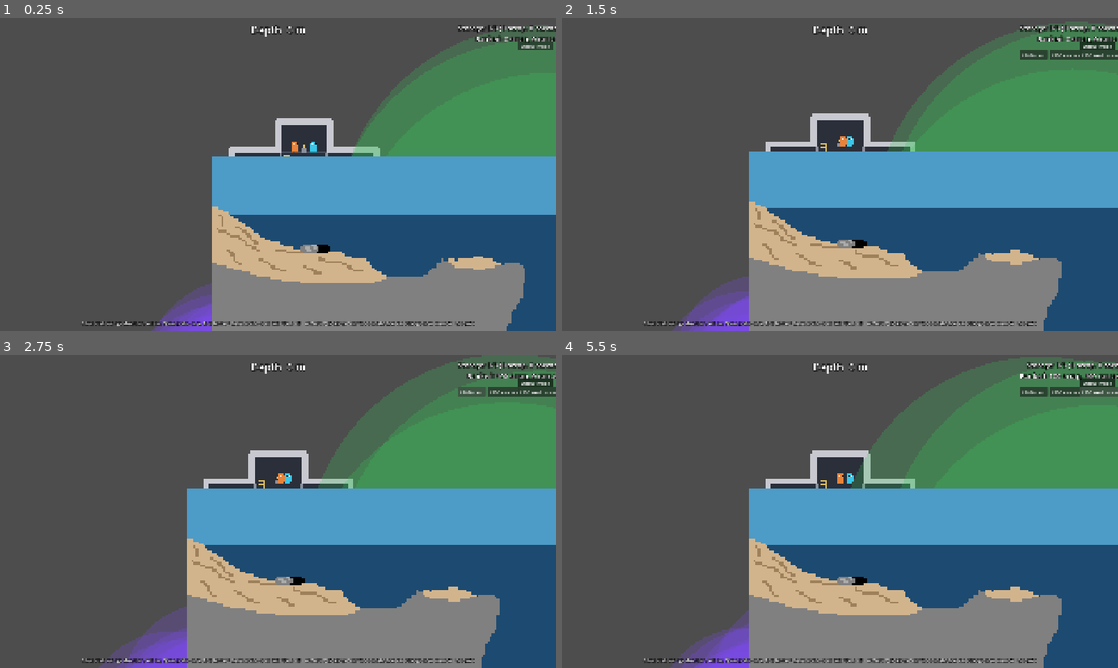
Above: before the commit, frames 1-4 (two rows, left to right).
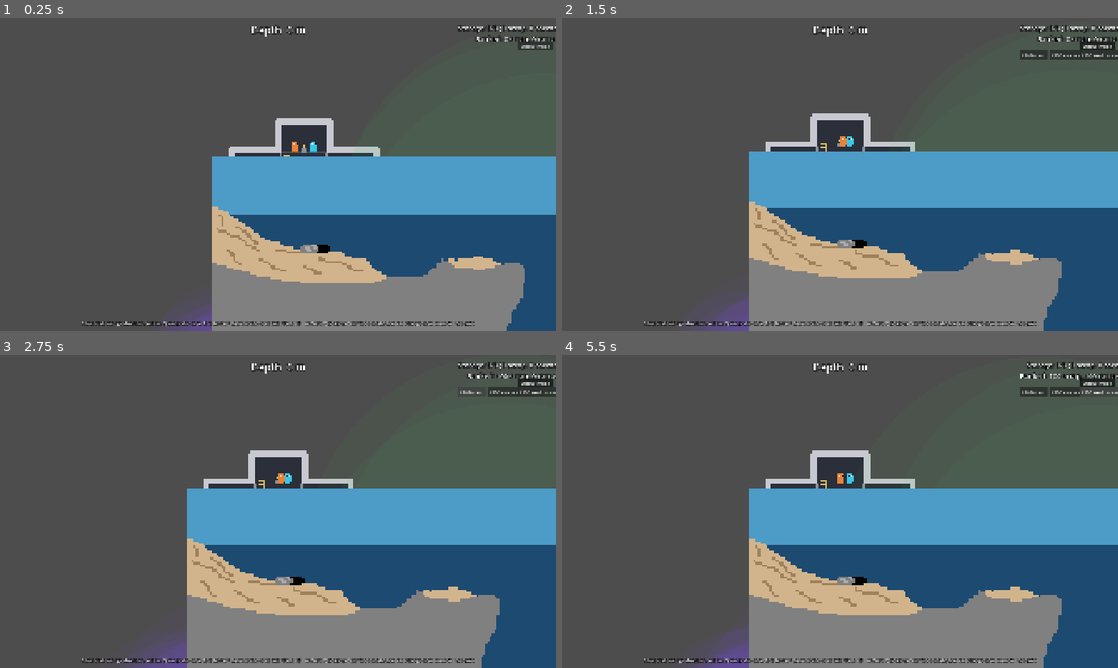
Above: after the commit, the same moments.

Repository: SnirNehemia/deeper
Game: Godot game, scene res://scenes/world.tscn
Two runs of this game, one before a commit and one after it. Both use one fixed random seed, a clock stepped at 60 frames per second and the inputs below.
Inputs:
- Up to frame 1 (0.25 s): no input
- Up to frame 2 (1.5 s): tap Enter at 0.5 s; hold D 0.53-1.25 s; tap Tab at 0.6 s; tap Space at 0.77 s; click "Debug mode" at 1.25 s
- Up to frame 3 (2.75 s): click "+100 scrap" at 2 s
- Up to frame 4 (5.5 s): click "+100 carcass" at 2.75 s; click "+100 med carcass" at 3.5 s; hold D 4.28-5.03 s; tap E at 4.35 s; tap Space at 4.52 s; hold A from 5.03 s (still down); tap Q at 5.1 s

The runs differ from the first frame. In frame 1, 11% of the frame differs, in the area x 27-100%, y 7-100%; in frame 2, 12%; in frame 3, 11%; in frame 4, 13%, in the area x 19-100%, y 2-100%.

Commit message:
M6-2: pocket buoyancy approach zone; fish/projectiles blocked by sky; chaser ring fix; 95% transparent rings
- sub.gd: fix _local_surface_y() pocket approach zone so resistance builds
  SURFACE_FLOAT_DEPTH below any pocket mouth, identical to the open ocean.
  Also fix stale _EMERGE_RANGE ref (was renamed to EMERGE_RANGE).
- fish.gd: add _has_spotted flag so chaser detection ring stays hidden
  through RECOVER (not just during HUNT). Add sky_zones check in
  _swim_toward() and RECOVER drift so fish cannot enter air pockets or
  open sky. Detection ring alpha 0.25 -> 0.05.
- torpedo.gd: add sky_zones; apply surface_gravity downward arc when
  projectile enters a sky zone or its approach zone.
- turret_station.gd: pass sub.sky_zones to every projectile at fire time.
- world.gd: pass map sky_zones to fish at spawn time.

Co-Authored-By: Claude Sonnet 4.6 <noreply@anthropic.com>

Diff:
--- a/scenes/world.gd
+++ b/scenes/world.gd
@@ -185,6 +185,7 @@
 	fish.position = pos
 	fish.is_hunter = is_hunter
 	fish.is_chaser = is_chaser
+	fish.sky_zones = _map_loader.sky_zones if _map_loader != null else []
 	add_child(fish)
 
 func _add_wreck(pos: Vector2) -> void:
--- a/scripts/fauna/fish.gd
+++ b/scripts/fauna/fish.gd
@@ -30,6 +30,9 @@
 ## ordinary fish.
 var is_chaser: bool = false
 
+## Sky zones from the map — fish won't swim into air pockets or open sky.
+var sky_zones: Array = []
+
 var state: State = State.PATROL
 var is_dead: bool = false
 var _hunter_lose_timer: float = 0.0
@@ -47,6 +50,9 @@
 var _hit_flash: float = 0.0
 var _knockback: Vector2 = Vector2.ZERO
 var _stun_timer: float = 0.0
+## True once a chaser has locked on — keeps the detection ring hidden even
+## during RECOVER (when state briefly leaves HUNT between attacks).
+var _has_spotted: bool = false
 
 func _ready() -> void:
 	add_to_group("fish")
@@ -94,12 +100,14 @@
 	if is_hunter and state != State.HUNT and state != State.RECOVER \
 			and dist_to_sub <= feel.hunter_detect_m * ppm:
 		state = State.HUNT
+		_has_spotted = true
 		_hunter_lose_timer = 0.0
 
 	# Basic chasers lock on from chaser_detect_m and never let go.
 	if is_chaser and state != State.HUNT and state != State.RECOVER \
 			and dist_to_sub <= feel.chaser_detect_m * ppm:
 		state = State.HUNT
+		_has_spotted = true
 
 	match state:
 		State.PATROL:
@@ -127,10 +135,19 @@
 			_try_bite()
 		State.RECOVER:
 			# Circle off after a bite, then come back for another pass.
-			global_position += _recover_dir * feel.return_speed * ppm * delta
+			var recover_step := _recover_dir * feel.return_speed * ppm * delta
+			var recover_new := global_position + recover_step
+			var recover_blocked := false
+			for zone in sky_zones:
+				if (zone["rect"] as Rect2).has_point(recover_new):
+					recover_blocked = true
+					break
+			if not recover_blocked:
+				global_position = recover_new
 			if _bite_cooldown <= 0.0:
 				if is_hunter or is_chaser:
 					state = State.HUNT
+					_has_spotted = true
 				else:
 					state = State.CHASE if sub_in_territory else State.RETURN
 		State.RETURN:
@@ -150,7 +167,11 @@
 
 func _swim_toward(target: Vector2, speed: float, delta: float) -> void:
 	var dir := global_position.direction_to(target)
-	global_position += dir * speed * delta
+	var new_pos := global_position + dir * speed * delta
+	for zone in sky_zones:
+		if (zone["rect"] as Rect2).has_point(new_pos):
+			return  # blocked — fish don't swim into air
+	global_position = new_pos
 	if absf(dir.x) > 0.1:
 		_facing = signf(dir.x)
 
@@ -229,6 +250,7 @@
 	_knockback = Vector2.ZERO
 	_stun_timer = 0.0
 	_hunter_lose_timer = 0.0
+	_has_spotted = false
 
 ## Radius (px) of the detection zone shown as the attention circle.
 func _detect_radius_px() -> float:
@@ -252,9 +274,9 @@
 	# stays round (not affected by the wobble/stretch scale).
 	# Territorial fish: always visible (they can lose you, so it's useful).
 	# Chasers: visible until they've locked on, then it disappears.
-	var show_range := not is_dead and not (is_chaser and state == State.HUNT)
+	var show_range := not is_dead and not (is_chaser and _has_spotted)
 	if show_range:
-		var ring := Color(base_color.r, base_color.g, base_color.b, 0.25)
+		var ring := Color(base_color.r, base_color.g, base_color.b, 0.05)
 		draw_circle(Vector2.ZERO, _detect_radius_px(), ring)
 
 	# All drawn facing right, mirrored by _facing. Chasers are stretched
--- a/scripts/stations/turret_station.gd
+++ b/scripts/stations/turret_station.gd
@@ -67,3 +67,4 @@
 	var world := sub.get_parent()
 	world.add_child(projectile)
 	projectile.global_position = sub.to_global(tube_local.rotated(sub.pitch)) + dir * 30.0
+	projectile.sky_zones = sub.sky_zones
--- a/scripts/sub/sub.gd
+++ b/scripts/sub/sub.gd
@@ -43,7 +43,7 @@
 ## The sub floats here (px below the surface). Above this line, weight fades in
 ## over EMERGE_RANGE so the rise gets heavier as it emerges (can't fly out).
 const SURFACE_FLOAT_DEPTH := 150.0
-const _EMERGE_RANGE := 220.0
+const EMERGE_RANGE := 220.0
 
 ## The layout this sub is generated from. Defaults to the Minnow+ starting
 ## layout; the world/tests can assign a different one before _ready.
@@ -442,7 +442,7 @@
 	if buoyancy_enabled:
 		var surface_y := _local_surface_y()
 		var above := (surface_y + SURFACE_FLOAT_DEPTH) - global_position.y
-		var emergence := clampf(above / _EMERGE_RANGE, 0.0, 1.0)
+		var emergence := clampf(above / EMERGE_RANGE, 0.0, 1.0)
 		velocity.y += feel.surface_gravity * ppm * emergence * delta
 
 	_update_water(delta)
@@ -466,16 +466,24 @@
 	_visual.queue_redraw()
 
 ## Returns the effective water surface y for buoyancy: the surface_y of
-## whichever sky zone the sub is currently inside, or global water_surface_y.
-## For enclosed cave pockets the equilibrium is set to the pocket's opening
-## (surface_y itself, no SURFACE_FLOAT_DEPTH offset) so every pocket feels
-## the same as the open-ocean surface regardless of how tall it is.
+## whichever sky zone the sub is in or approaching, or global water_surface_y.
+## Pockets get an approach zone: resistance starts SURFACE_FLOAT_DEPTH below
+## the pocket opening, identical to how the open ocean surface works.
 func _local_surface_y() -> float:
 	for zone in sky_zones:
-		if (zone["rect"] as Rect2).has_point(global_position):
-			if zone.get("is_pocket", false):
-				return zone["surface_y"] - SURFACE_FLOAT_DEPTH  # cancel offset → float at entry
-			return zone["surface_y"]
+		var rect: Rect2 = zone["rect"]
+		var sz: float = zone["surface_y"]
+		# Inside the zone (sub has risen into the air/pocket).
+		if rect.has_point(global_position):
+			return sz
+		# Approach zone for pockets: resistance builds within SURFACE_FLOAT_DEPTH
+		# below the pocket mouth, so entering a pocket feels like the ocean surface.
+		if zone.get("is_pocket", false) \
+				and global_position.y > sz \
+				and global_position.y <= sz + SURFACE_FLOAT_DEPTH \
+				and global_position.x >= rect.position.x \
+				and global_position.x <= rect.position.x + rect.size.x:
+			return sz
 	return water_surface_y
 
 ## Depth shown to the player: metres below the surface.
--- a/scripts/weapons/torpedo.gd
+++ b/scripts/weapons/torpedo.gd
@@ -10,6 +10,9 @@
 
 ## Flight velocity in px/s, set by the turret at launch.
 var velocity: Vector2 = Vector2.ZERO
+
+## Sky zones from the map — projectiles arc downward in air (gravity), not water.
+var sky_zones: Array = []
 
 ## Seconds before an unspent shot fizzles out. Overridden by Bullet (M4-12).
 var lifetime: float = GameFeel.turret.torpedo_lifetime
@@ -33,11 +36,31 @@
 	rotation = velocity.angle()
 
 func _physics_process(delta: float) -> void:
+	_apply_sky_gravity(delta)
 	position += velocity * delta
 	_life += delta
 	if _life > lifetime:
 		queue_free()
 	queue_redraw()
+
+## Projectiles are neutrally buoyant underwater. In sky zones (or approaching
+## a pocket mouth) gravity pulls them down, curving the trajectory.
+func _apply_sky_gravity(delta: float) -> void:
+	var ppm := GameFeel.PIXELS_PER_METER
+	for zone in sky_zones:
+		var rect: Rect2 = zone["rect"]
+		var sz: float = zone["surface_y"]
+		var in_zone: bool = rect.has_point(global_position)
+		var in_approach: bool = not in_zone and zone.get("is_pocket", false) \
+			and global_position.y > sz \
+			and global_position.y <= sz + Sub.SURFACE_FLOAT_DEPTH \
+			and global_position.x >= rect.position.x \
+			and global_position.x <= rect.position.x + rect.size.x
+		if in_zone or in_approach:
+			var above := (sz + Sub.SURFACE_FLOAT_DEPTH) - global_position.y
+			var emergence := clampf(above / Sub.EMERGE_RANGE, 0.0, 1.0)
+			velocity.y += GameFeel.sub.surface_gravity * ppm * emergence * delta
+			return
 
 func _draw() -> void:
 	# Body: a chunky little dart (local +x is the flight direction).
